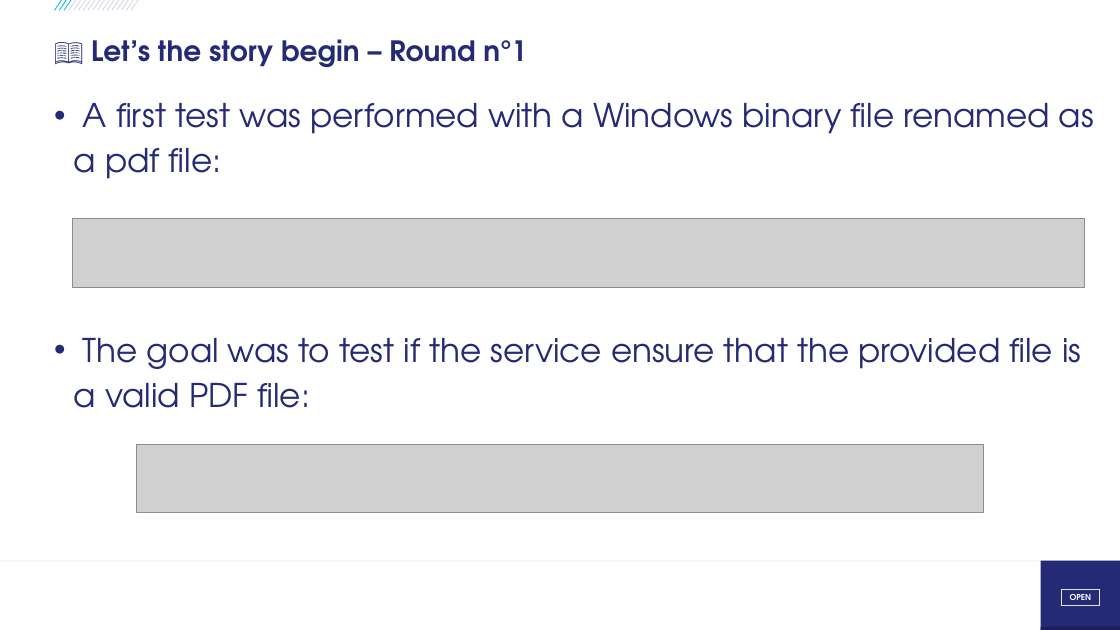
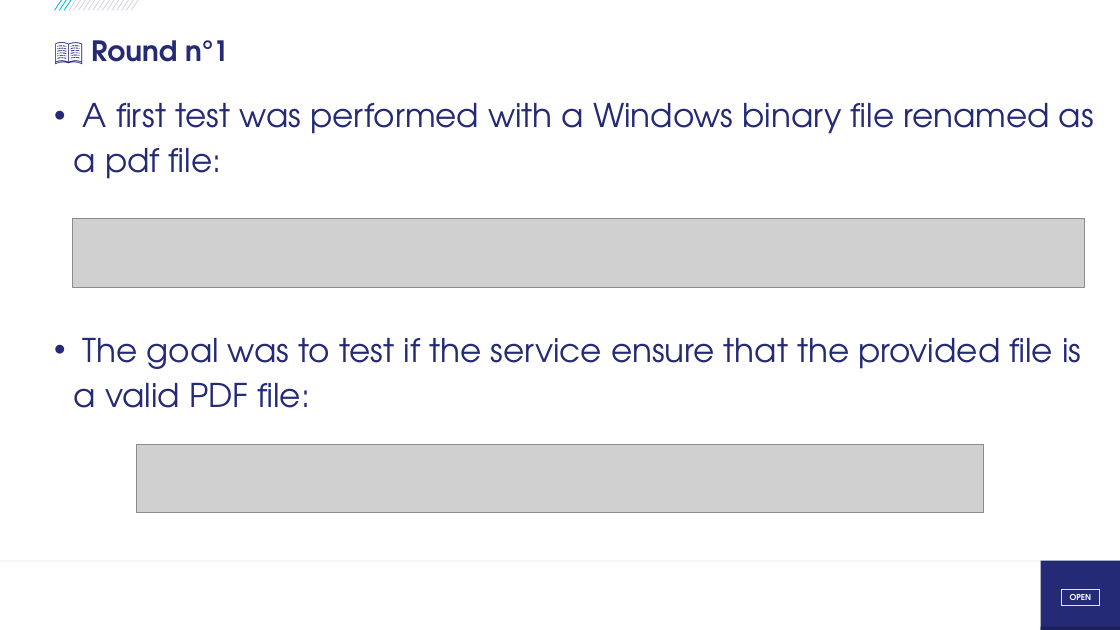
Before and after one commit to righettod/voxxeddays-lux-2026, a slide deck: slide 11 of presentation.pptx. Drawn at 1120x630 pixels with LibreOffice and Linux fonts; fonts in the diff are those of the drawing; grey boxes stand for pictures; background and template pictures are left out. Boxes give left, top, right and bottom in pixels: in the first picture for what was removed or moved away, otherwise in the second. Text is boxed around its words. In the diff, an @@ line names an element or a change of style, - is before the commit and + after.

```diff
--- a/presentation.pptx
+++ b/presentation.pptx
@@ title at bbox=[91, 40, 229, 62]: text changed @@
-📖 Let’s the story begin – Round n°1
+📖 Round n°1
```
Also in this commit, not shown: 34 other slides changed, 6 slides added, 1 slide removed, 2 other files.
